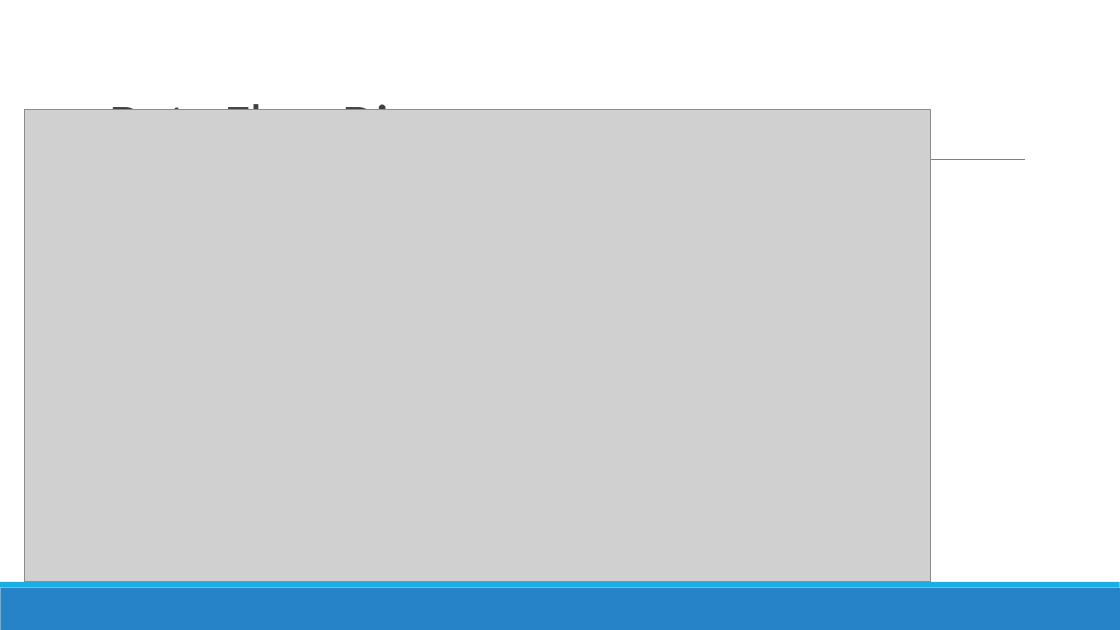
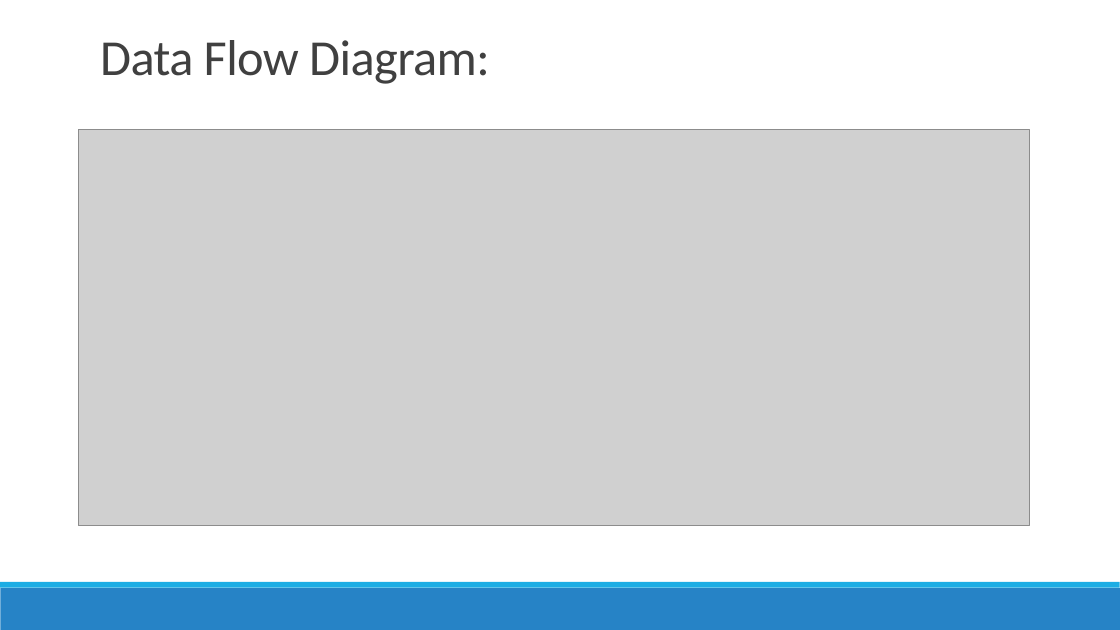
Before and after one commit to Alwyn-Joseph/FeedbackMs, a slide deck: slide 6 of Documentation/Feedback Management System.pptx. Drawn at 1120x630 pixels with LibreOffice and Linux fonts; fonts in the diff are those of the drawing; grey boxes stand for pictures. Boxes give left, top, right and bottom in pixels: in the first picture for what was removed or moved away, otherwise in the second. Text is boxed around its words. In the diff, an @@ line names an element or a change of style, - is before the commit and + after.

```diff
--- a/Documentation/Feedback Management System.pptx
+++ b/Documentation/Feedback Management System.pptx
@@ title "Data Flow Diagram:": place and size @@
-title "Data Flow Diagram:" at (109,97,543,110)
+title "Data Flow Diagram:" at (100,40,490,84)
@@ title "Data Flow Diagram:" at (100,40,490,84): size 48 to 43.2 pt @@
@@ picture: place and size @@
-picture at (24,109,931,581)
+picture at (78,129,1030,525)
@@ line removed from (110, 160) to (1026, 160) @@
```
Also in this commit, not shown: 5 other slides changed, 1 slide added, 57 other files.
